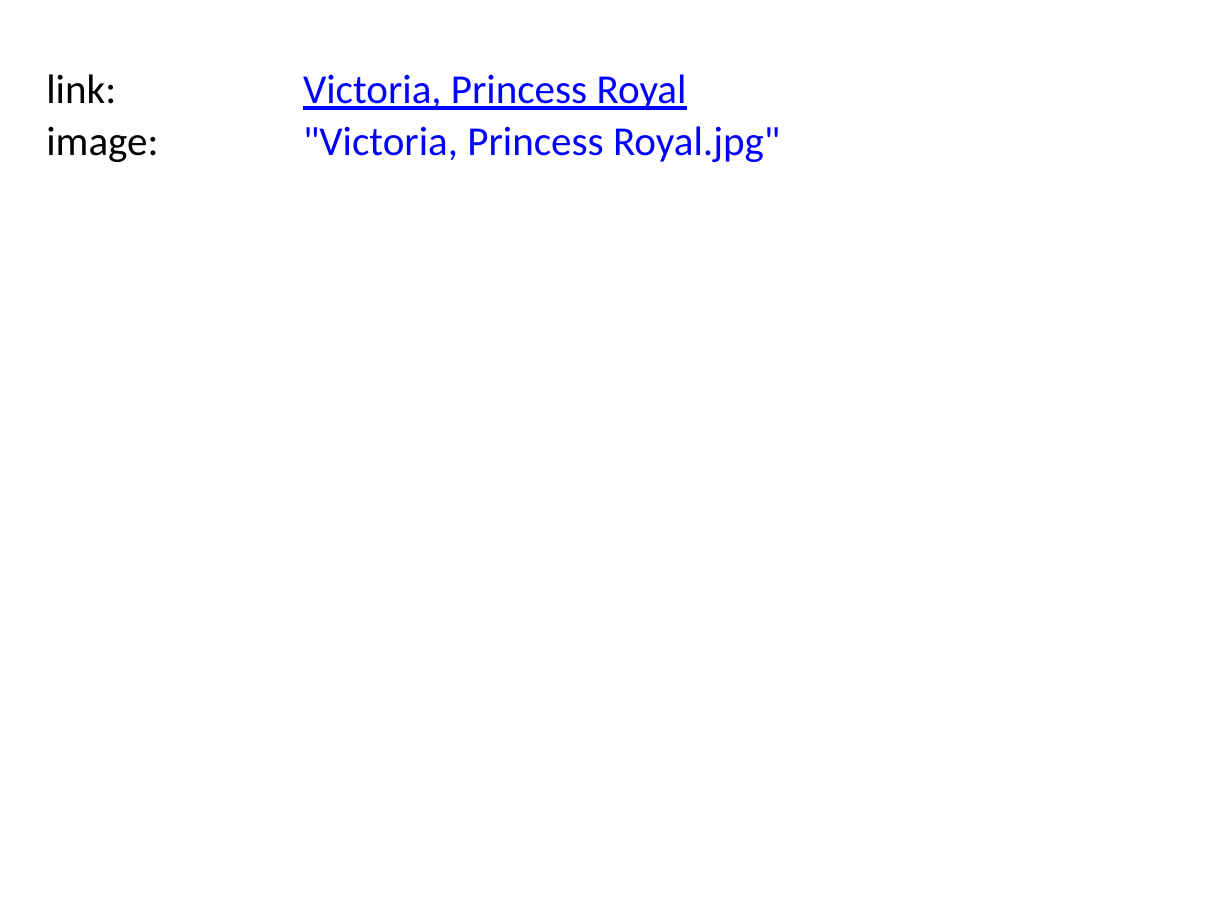
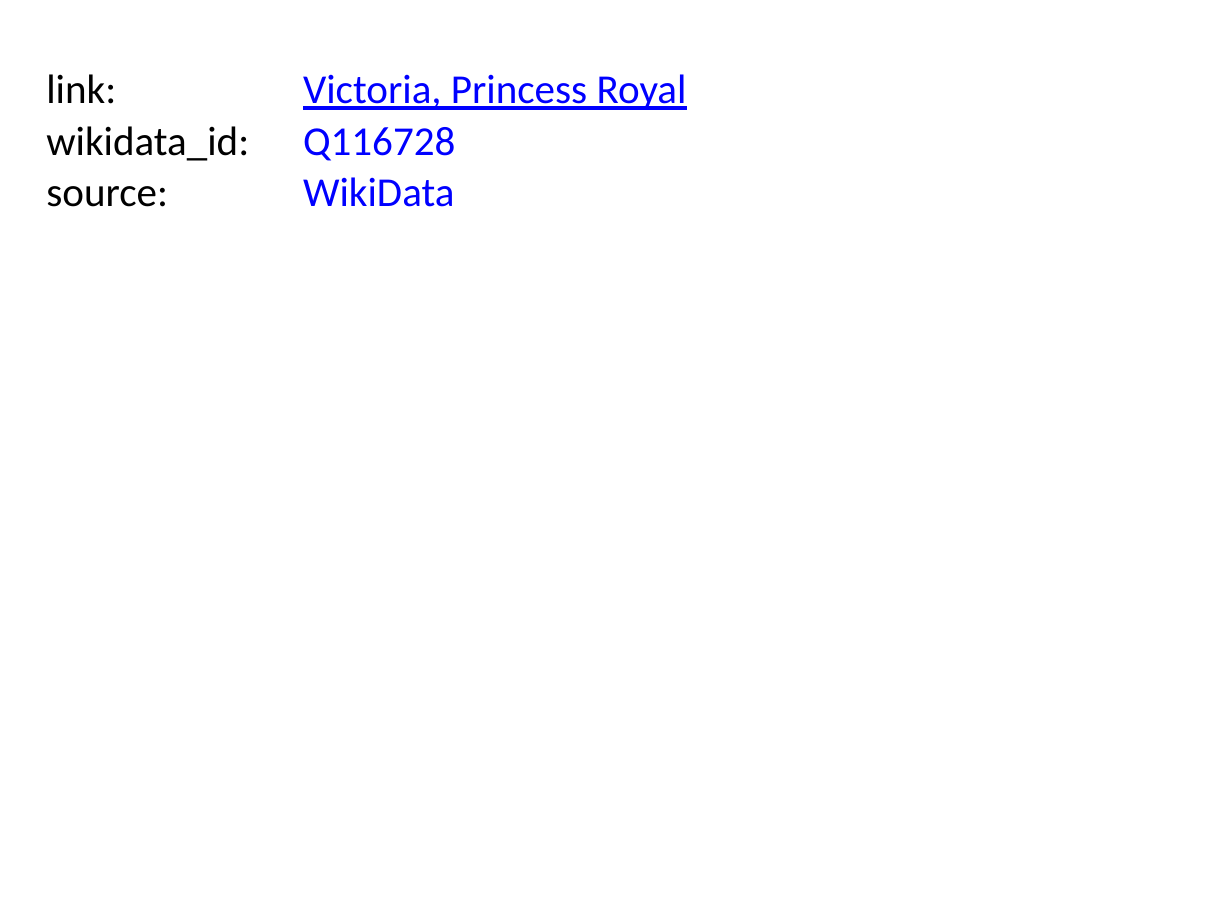
Before and after one commit to BITPlan/com.bitplan.simplegraph, a slide deck: slide 2 of QueenVictoria.pptx. Drawn at 1232x924 pixels with LibreOffice and Linux fonts; fonts in the diff are those of the drawing. Boxes give left, top, right and bottom in pixels: in the first picture for what was removed or moved away, otherwise in the second. Text is boxed around its words. In the diff, an @@ line names an element or a change of style, - is before the commit and + after.

Commit message:
refactors to improve image and property handling

```diff
--- a/QueenVictoria.pptx
+++ b/QueenVictoria.pptx
@@ text at [46,126,249,161]: text changed @@
-image:
+wikidata_id:
@@ text at [303,127,455,161]: text changed @@
-"Victoria, Princess Royal.jpg"
+Q116728
@@ text added at [303,177,454,207], 24 pt, text #0000FF @@
+WikiData
@@ text added at [46,186,168,207], 24 pt, text #000000 @@
+source:
```
Also in this commit, not shown: 9 other slides changed, 10 other files.
